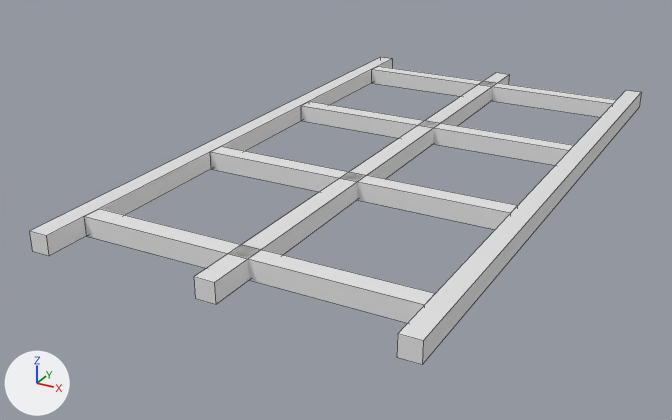
One commit to the Blender file model/blender/harrow.blend: the scene before it, then after it.
Camera for both pictures: a 50 mm camera at (294.0, -438.0, 179.0) aimed at (68.0, -26.0, -27.0). The lights are fixed; the arrows at lower left show +X, +Y and +Z. Mesh edges are drawn as thin lines. The same objects are shown in both versions, whatever each file hides.

In view in the first picture: 'Beam1', 'Beam2', 'Beam3', 'CrossBeam1', 'CrossBeam2', 'CrossBeam3', 'CrossBeam4'.
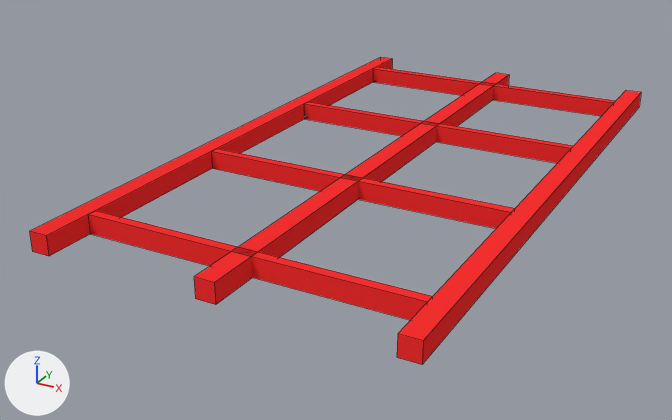
Location of each change, (x1, y1, x2, y2) in pixels of the pictures (672 x 420 px; the box of a moved part takes in the faces that stretch with it):
'Beam3', recoloured (white to red): (397, 90, 641, 365) in both
'CrossBeam1', recoloured, mesh rescaled (white to red): before (84, 209, 435, 323); after (88, 211, 432, 320)
'Beam2', recoloured (white to red): (194, 73, 509, 305) in both
'Beam1', recoloured (white to red): (29, 57, 392, 256) in both
'CrossBeam2', recoloured, mesh rescaled, moved (white to red): before (211, 146, 518, 229); after (212, 149, 515, 229)
'CrossBeam3', recoloured, mesh rescaled, moved (white to red): before (301, 101, 574, 165); after (304, 102, 573, 163)
'CrossBeam4', recoloured, mesh rescaled (white to red): before (372, 66, 616, 117); after (373, 67, 615, 116)
part 1 of me_cube_001, moved or reshaped: before (84, 66, 616, 323); after (88, 67, 615, 320)

Diff of the bpy script that builds the scene:
```diff
--- a/model/blender/harrow.blend.py
+++ b/model/blender/harrow.blend.py
@@ mat_kverneland_red_metal @@
+mat_kverneland_red_metal = diffuse_material('Kverneland_red_metal')
+mat_kverneland_red_metal.base_color = (0.91, 0.0306, 0.0306)  # red #f53131
+mat_kverneland_red_metal.roughness = 0.5
@@ me_cube @@
 me_cube.from_pydata(...)  # 8 vertices, 6 faces; spans x -5.0..5.0, y -175.0..175.0, z -5.0..5.0
-me_cube.materials.append(mat_material)  # white #e7e7e7
+me_cube.materials.append(mat_kverneland_red_metal)  # red #f53131
@@ me_cube_001 @@
 me_cube_001.from_pydata(...)  # 8 vertices, 6 faces; spans x -5.0..165.0, y -5.0..5.0, z -5.0..5.0
 # used by ob_crossbeam1; location = (10.0, -146.0, 0.0)
+# me_cube_001 part 1: the whole mesh is scaled about its middle by (1, 0.5, 1)
+me_cube_001.materials.append(mat_kverneland_red_metal)  # red #f53131
@@ ob_crossbeam2 @@
 ob_crossbeam2 = bpy.data.objects.new('CrossBeam2', me_cube_001)
-ob_crossbeam2.location = (10.0, -48.0, 0.0)
+ob_crossbeam2.location = (10.0, -49.5, 0.0)
@@ ob_crossbeam3 @@
 ob_crossbeam3 = bpy.data.objects.new('CrossBeam3', me_cube_001)
-ob_crossbeam3.location = (10.0, 48.0, 0.0)
+ob_crossbeam3.location = (10.0, 49.5, 0.0)
```
